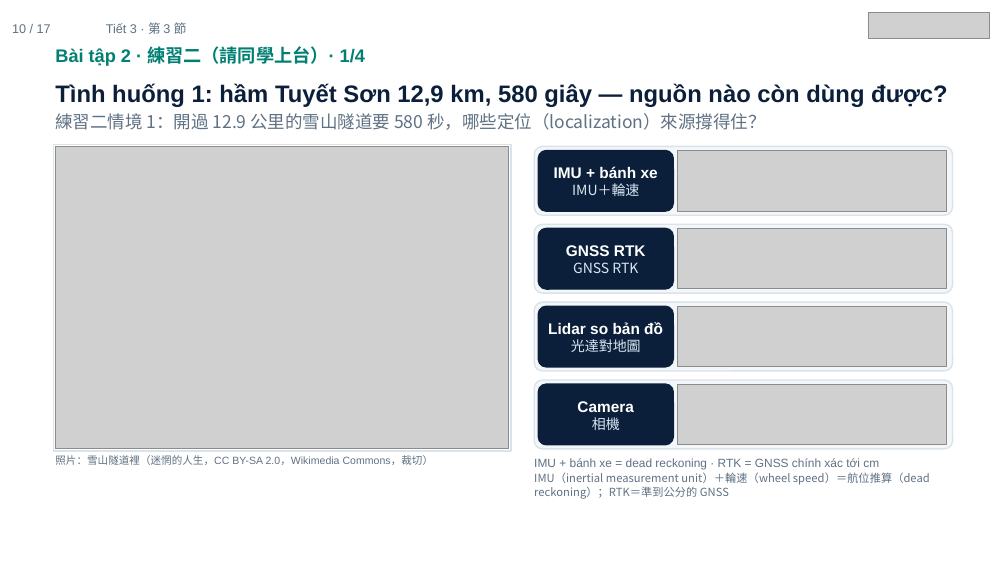
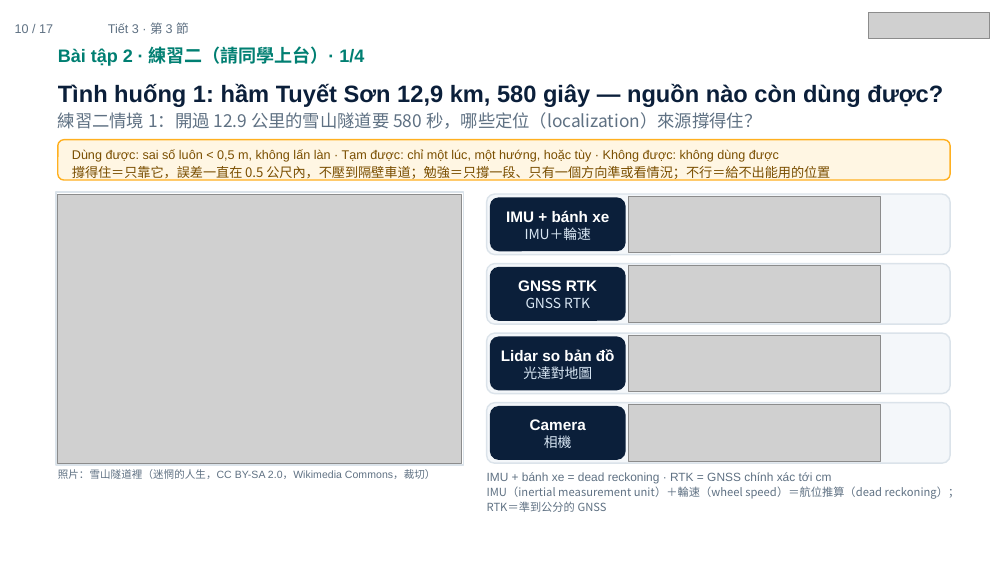
Before and after one commit to ch-neural/MITUST-Principles-of-Self-Driving-Cars, a slide deck: slide 10 of 第十二週(11-26)/第十二週_第3節_簡報.pptx. Drawn at 1008x567 pixels with LibreOffice and Linux fonts; fonts in the diff are those of the drawing; grey boxes stand for pictures. Boxes give left, top, right and bottom in pixels: in the first picture for what was removed or moved away, otherwise in the second. Text is boxed around its words. In the diff, an @@ line names an element or a change of style, - is before the commit and + after.

```diff
--- a/第十二週(11-26)/第十二週_第3節_簡報.pptx
+++ b/第十二週(11-26)/第十二週_第3節_簡報.pptx
@@ text "Bài tập 2 · 練習二（請同學上台）· ..." at [58,46,364,66]: size 13 to 12.9 pt @@
@@ text "Tình huống 1: hầm Tuyết ..." at [58,83,943,129]: size 17 to 16.9 pt in "Tình huống 1: hầm Tuyết Sơn 12,9 ..."; size 12.5 to 12.4 pt in "練習二情境 1：開過 12.9 公里的雪山隧道要 580 秒，哪些定位（localization）來源撐得住？" @@
@@ rounded rectangle added at [57,140,950,180], fill #FFF6E3, outline #FFB020 1 pt @@
@@ text added at [72,149,830,181], 9 pt, text #7A4E00 @@
+Dùng được: sai số luôn < 0,5 m, không lấn làn · Tạm được: chỉ một lúc, một hướng, hoặc tùy · Không được: không dùng được
+撐得住＝只靠它，誤差一直在 0.5 公尺內，不壓到隔壁車道；勉強＝只撐一段、只有一個方向準或看情況；不行＝給不出能用的位置
@@ rectangle: place and size @@
-rectangle at [53,144,511,451]
+rectangle at [55,193,463,466]
@@ picture: place and size @@
-picture at [55,146,509,449]
+picture at [57,195,461,464]
@@ rounded rectangle: place and size @@
-rounded rectangle at [534,225,953,293]
+rounded rectangle at [487,195,951,255]
@@ rounded rectangle "IMU + bánh xe": place and size @@
-rounded rectangle "IMU + bánh xe" at [538,150,673,211]
+rounded rectangle "IMU + bánh xe" at [491,199,625,251]
@@ rounded rectangle "IMU + bánh xe" at [491,199,625,251]: size 11 to 10.9 pt in "IMU + bánh xe"; size 10 to 9.9 pt in "IMU＋輪速"; proportions changed @@
@@ picture: place and size @@
-picture at [677,150,947,211]
+picture at [629,197,881,253]
@@ proportions changed in 4 elements at [487,402,951,463], [487,333,951,393], [487,195,951,255], [487,264,951,325] @@
@@ rounded rectangle: place and size @@
-rounded rectangle at [534,146,953,215]
+rounded rectangle at [487,264,951,325]
@@ rounded rectangle "GNSS RTK": place and size @@
-rounded rectangle "GNSS RTK" at [538,229,673,289]
+rounded rectangle "GNSS RTK" at [491,267,625,320]
@@ rounded rectangle "GNSS RTK" at [491,267,625,320]: size 11 to 10.9 pt, size 10 to 9.9 pt in "GNSS RTK"; proportions changed @@
@@ picture: place and size @@
-picture at [677,229,947,289]
+picture at [629,265,881,322]
@@ rounded rectangle: place and size @@
-rounded rectangle at [534,302,953,371]
+rounded rectangle at [487,333,951,393]
@@ rounded rectangle "Lidar so bản đồ": place and size @@
-rounded rectangle "Lidar so bản đồ" at [538,306,673,367]
+rounded rectangle "Lidar so bản đồ" at [491,337,625,389]
@@ rounded rectangle "Lidar so bản đồ" at [491,337,625,389]: size 11 to 10.9 pt in "Lidar so bản đồ"; size 10 to 9.9 pt in "光達對地圖"; proportions changed @@
@@ picture: place and size @@
-picture at [677,306,947,367]
+picture at [629,335,881,391]
@@ rounded rectangle: place and size @@
-rounded rectangle at [534,380,953,449]
+rounded rectangle at [487,402,951,463]
@@ rounded rectangle "Camera": place and size @@
-rounded rectangle "Camera" at [538,384,673,445]
+rounded rectangle "Camera" at [491,406,625,459]
@@ rounded rectangle "Camera" at [491,406,625,459]: size 11 to 10.9 pt in "Camera"; size 10 to 9.9 pt in "相機"; proportions changed @@
@@ picture: place and size @@
-picture at [677,384,947,445]
+picture at [629,404,881,461]
@@ text "照片：雪山隧道裡（迷惘的人生，CC BY-SA 2.0，Wikimedia Commons，裁切）": place and size @@
-text "照片：雪山隧道裡（迷惘的人生，CC BY-SA 2.0，Wikimedia Commons，裁切）" at [55,455,434,465]
+text "照片：雪山隧道裡（迷惘的人生，CC BY-SA 2.0，Wikimedia Commons，裁切）" at [58,469,436,479]
@@ text "IMU + bánh xe = ..." rewrapped from [534,458,930,499] to [487,472,960,512] @@
```
Also in this commit, not shown: 3 other slides changed.
